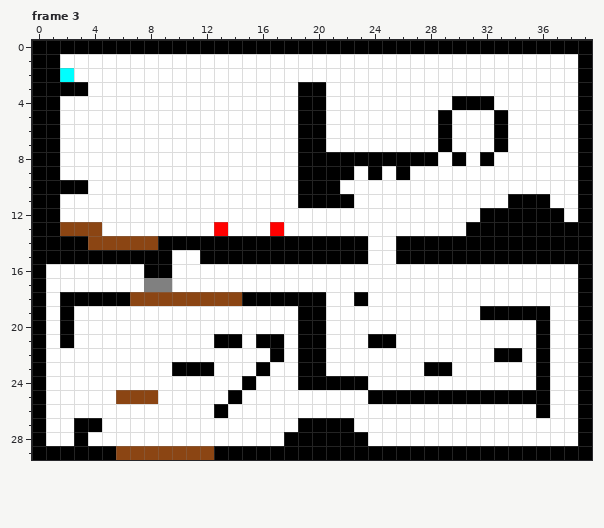
Pixel-art file -- assets/data/fullMap.ase. The picture above is the old version.
40x30 pixels, 3 frames. Shown: frame 3.
Now the later version:
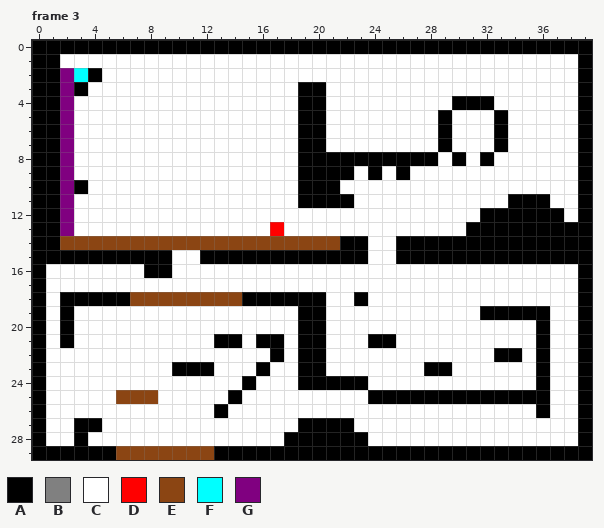
Palette (. is transparent): A #000000  B #808080  C #ffffff  D #ff0000  E #8b4513  F #00ffff  G #800080
Diff:
Frame 3:
y 2: x 2..4 FCC -> GFA
y 3: x 2 A -> G
y 4..9: x 2 C -> G
y 10: x 2 A -> G
y 11..12: x 2 C -> G
y 13: x 2..4 EEE -> GCC; x 13 D -> C
y 14: x 2..3 AA -> EE; x 9..21 AAAAAAAAAAAAA -> EEEEEEEEEEEEE
y 17: x 8..9 BB -> CC
Where, in picture pixels (left, top, right, bottom), the same in both pictures:
changed: (60, 68, 340, 292)
